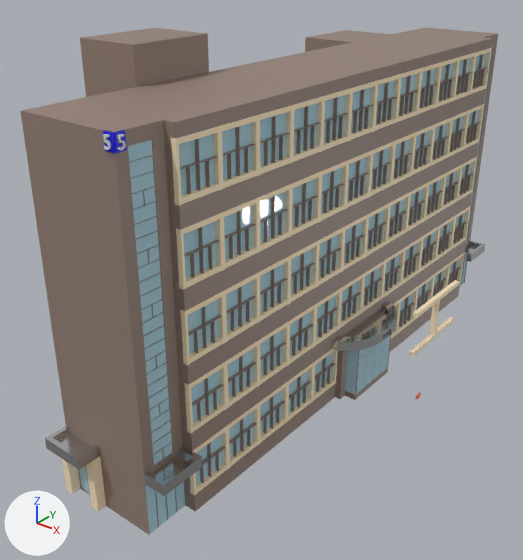
One commit to the Blender file building/blend/5building.blend: the scene before it, then after it.
Camera for both pictures: a camera (50 mm lens) standing at (182.0, -275.0, 208.0) and looking at (-9.0, -35.0, 59.0). Every picture has the same lights, and +X, +Y and +Z are marked at lower left.
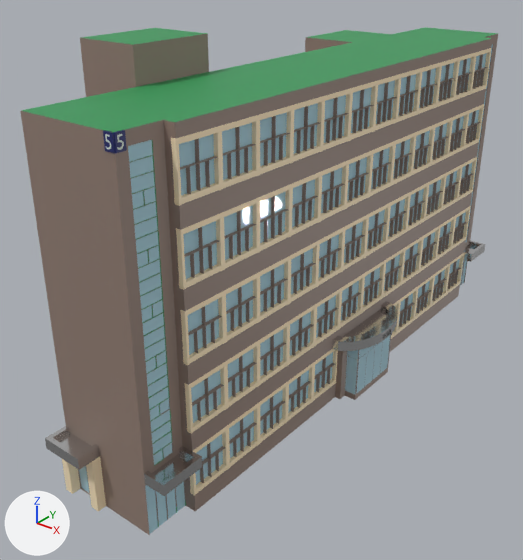
Pixel boxes (x1, y1, x2, y2) of what changed, in the pictures (523 x 560 px):
'Cube.080', hidden
    before: (413, 280, 459, 318)
'Cube.081', hidden
    before: (409, 317, 454, 356)
'Cube.082', hidden
    before: (429, 300, 440, 340)
'Cube.035', recoloured
    both: (113, 130, 127, 153)
'Cube.042', recoloured
    both: (103, 130, 115, 153)
'7', rescaled
    before: (117, 134, 126, 150)
    after: (117, 134, 124, 150)
'7.003', deleted
    before: (103, 134, 111, 150)
part 1 of me_cube_015, recoloured
    both: (71, 31, 491, 122)
part 2 of me_cube_002, recoloured (brown to green)
    both: (21, 100, 162, 132)
part 3 of me_cube_007, recoloured (grey to green)
    both: (81, 28, 208, 45)
part 4 of me_cube_010, recoloured (grey to green)
    both: (307, 30, 391, 42)

What the commit changed:
Material 'Number' (mat_number) changes colour from blue #0b00e7 to dark blue #18226a; in linear values from (0.00326, 0.0, 0.8) to (0.00913, 0.016, 0.144).
Material 'rooftop' (mat_rooftop) is new.
Its base color is (0.0343, 0.323, 0.0999) (green #349a59).
me_cube_015 has 5586 vertices, 3788 faces and spans x -1.0..1.0, y -1.0..1.0, z -1.0..1.0.
me_cube_015 is used by ob_main; location (0.0, 0.0, 77.5); scale (25.0, 120.0, 77.5).
me_cube_015 part 1: the 1 face centred in x 0.0, y 0.0, z 1.0 switches from mat_main (brown #948075) to mat_rooftop (green #349a59).
me_cube_015 now uses material mat_rooftop (green #349a59).
me_cube_002 has 336 vertices, 235 faces and spans x -1.0..1.0, y -1.0..1.0, z -1.0..1.0.
me_cube_002 is used by ob_sidebar_1; location (-2.5, -130.0, 77.5); scale (22.5, 10.0, 77.5).
me_cube_002 part 2: the 1 face centred in x 0.0, y 0.0, z 1.0 switches from mat_main (brown #948075) to mat_rooftop (green #349a59).
me_cube_002 now uses material mat_rooftop (green #349a59).
me_cube_007 has 520 vertices, 347 faces and spans x -1.0..1.0, y -1.0..1.0, z -1.0..1.0.
me_cube_007 is used by ob_cube_007; location (-40.0, -70.0, 85.0); scale (15.0, 20.0, 85.0).
me_cube_007 part 3: the 1 face centred in x 0.0, y 0.0, z 1.0 switches from mat_main (brown #948075) to mat_rooftop (green #349a59).
me_cube_007 now uses material mat_rooftop (green #349a59).
me_cube_010 has 328 vertices, 220 faces and spans x -1.0..1.0, y -1.0..1.0, z -1.0..1.0.
me_cube_010 is used by ob_cube_018; location (-40.0, 80.0, 77.5); scale (15.0, 20.0, 77.5).
me_cube_010 part 4: the 1 face centred in x 0.0, y 0.0, z 1.0 switches from mat_main (brown #948075) to mat_rooftop (green #349a59).
me_cube_010 now uses material mat_rooftop (green #349a59).
Object '7' (ob_7) is rescaled from (6.43, 6.43, 6.43) to (6.43, 6.43, 2.71).
Object '7.003' (ob_7_003) is deleted.
Object 'Cube.080' (ob_cube_080) is now hidden.
Object 'Cube.081' (ob_cube_081) is now hidden.
Object 'Cube.082' (ob_cube_082) is now hidden.
